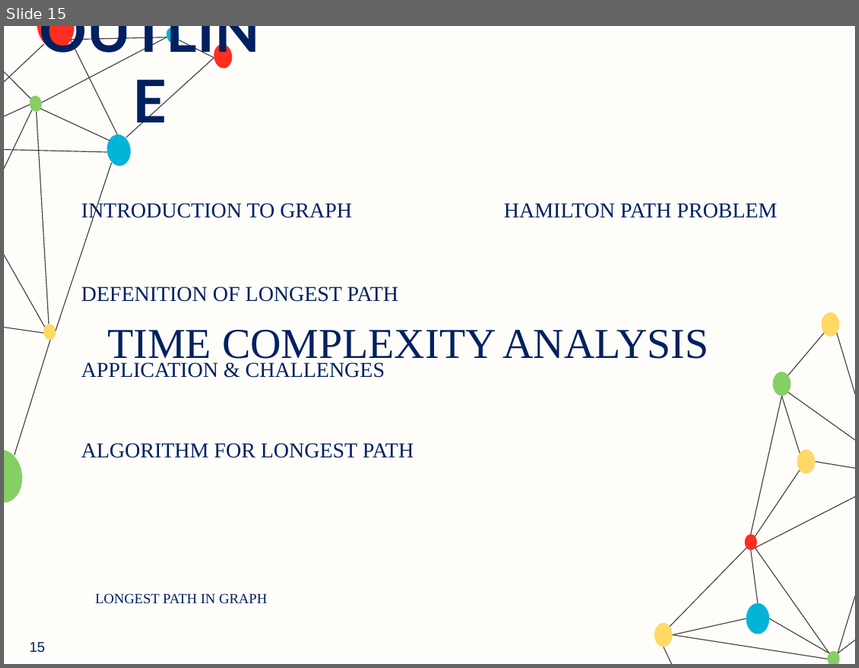
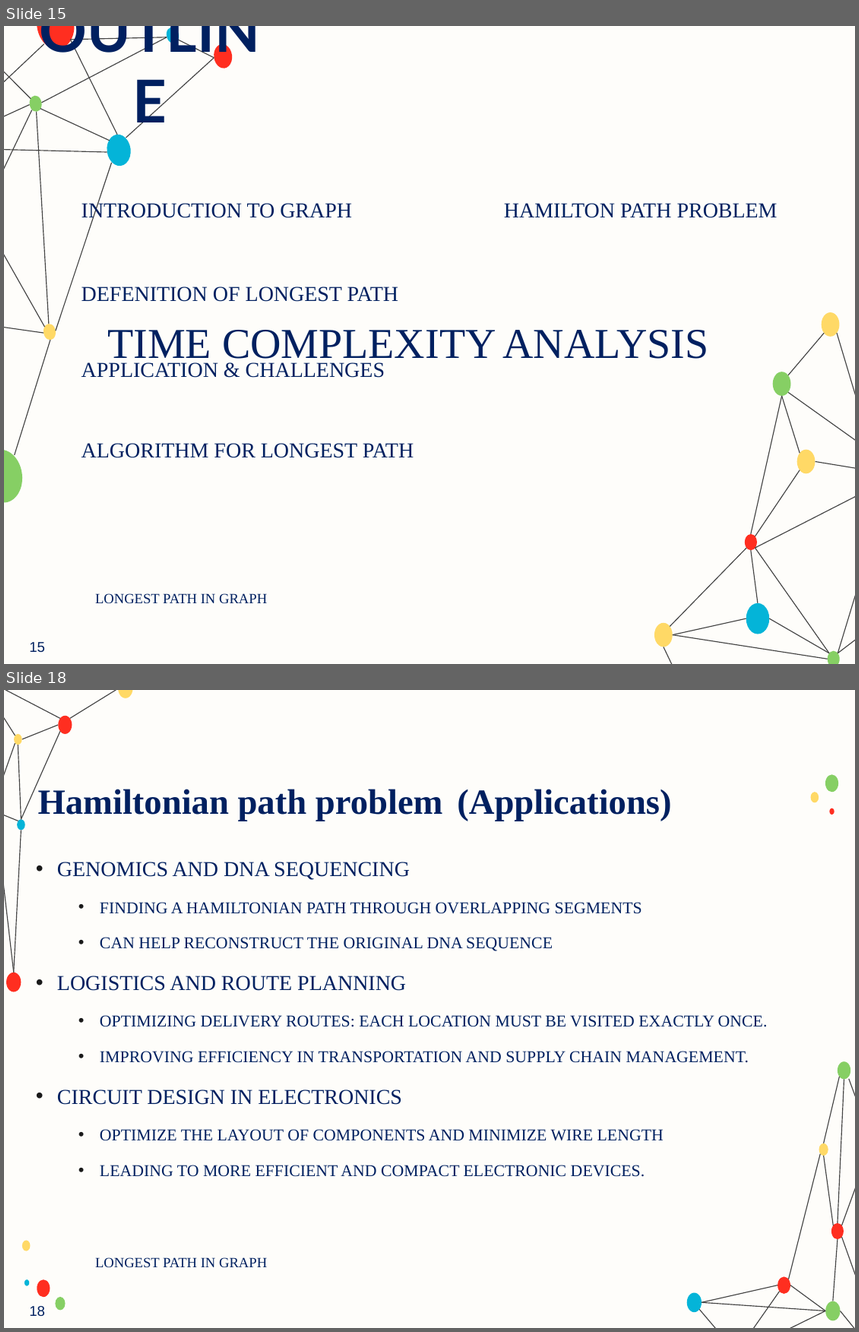
Before and after one commit to ParsaMohammadpour/advanced-algorithm-assignments, a slide deck: presentation/Longest_Path_Problem_in_Graphs.pptx. Shown one above the other, each under a label of ours: slide 15 before the commit, slides 15 and 18 after it; the slides between them are not shown. The pictures are 859x668 and 859x1332 pixels, drawn with LibreOffice and Linux fonts; fonts in the diff are those of the drawing; background and template pictures are left out. Boxes give left, top, right and bottom in pixels: in the first picture for what was removed or moved away, otherwise in the second. Text is boxed around its words. In the diff, an @@ line names an element or a change of style, - is before the commit and + after.

```diff
--- a/presentation/Longest_Path_Problem_in_Graphs.pptx
+++ b/presentation/Longest_Path_Problem_in_Graphs.pptx
@@ slide 18 added at box(4, 690, 855, 1328), background #FEFDFA @@
@@ line added from (22, 739) to (59, 725), #434343 0.75 pt @@
@@ title added at box(38, 789, 443, 821), 30 pt, text #002060, bold @@
+Hamiltonian path problem
@@ text added at box(457, 789, 671, 821), 30 pt, text #002060, bold @@
+(Applications)
@@ group added at box(22, 774, 838, 1310): 7 ellipses @@
@@ text added at box(57, 862, 768, 1177), 14 pt, text #002060 @@
+• GENOMICS AND DNA SEQUENCING
+  • FINDING A HAMILTONIAN PATH THROUGH OVERLAPPING SEGMENTS
+  • CAN HELP RECONSTRUCT THE ORIGINAL DNA SEQUENCE
+• LOGISTICS AND ROUTE PLANNING
+  • OPTIMIZING DELIVERY ROUTES: EACH LOCATION MUST BE VISITED EXACTLY ONCE.
+  • IMPROVING EFFICIENCY IN TRANSPORTATION AND SUPPLY CHAIN MANAGEMENT.
+• CIRCUIT DESIGN IN ELECTRONICS
+  • OPTIMIZE THE LAYOUT OF COMPONENTS AND MINIMIZE WIRE LENGTH
+  • LEADING TO MORE EFFICIENT AND COMPACT ELECTRONIC DEVICES.
@@ text added at box(95, 1258, 267, 1268), 12 pt, text #002060 @@
+LONGEST PATH IN GRAPH
@@ group added at box(4, 690, 855, 1328): 24 lines, 11 ellipses @@
@@ page number added at box(29, 1306, 45, 1316), 12 pt, text #002060 @@
+18
```
Also in this commit, not shown: 17 other slides added.
